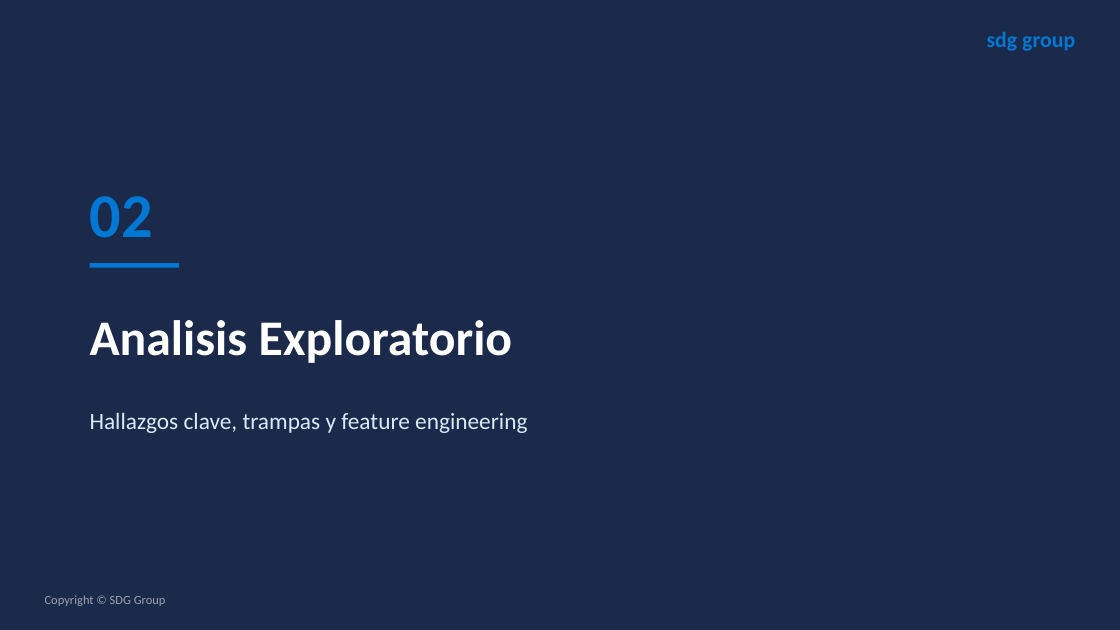
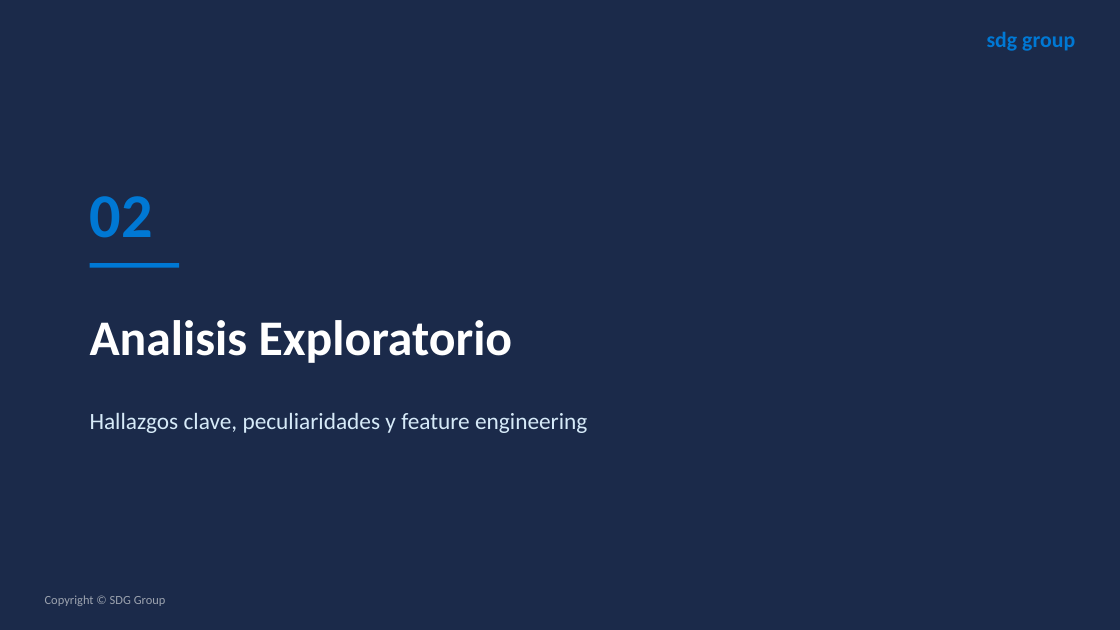
Before and after one commit to TomasUrban0/AI_Test_SDG, a slide deck: slide 5 of Presentacion_Churn_SDG.pptx. Drawn at 1120x630 pixels with LibreOffice and Linux fonts; fonts in the diff are those of the drawing. Boxes give left, top, right and bottom in pixels: in the first picture for what was removed or moved away, otherwise in the second. Text is boxed around its words. In the diff, an @@ line names an element or a change of style, - is before the commit and + after.

```diff
--- a/Presentacion_Churn_SDG.pptx
+++ b/Presentacion_Churn_SDG.pptx
@@ text at (x1=90, y1=413, x2=587, y2=433): text changed @@
-Hallazgos clave, trampas y feature engineering
+Hallazgos clave, peculiaridades y feature engineering
```
Also in this commit, not shown: 10 other slides changed, 9 other files.
